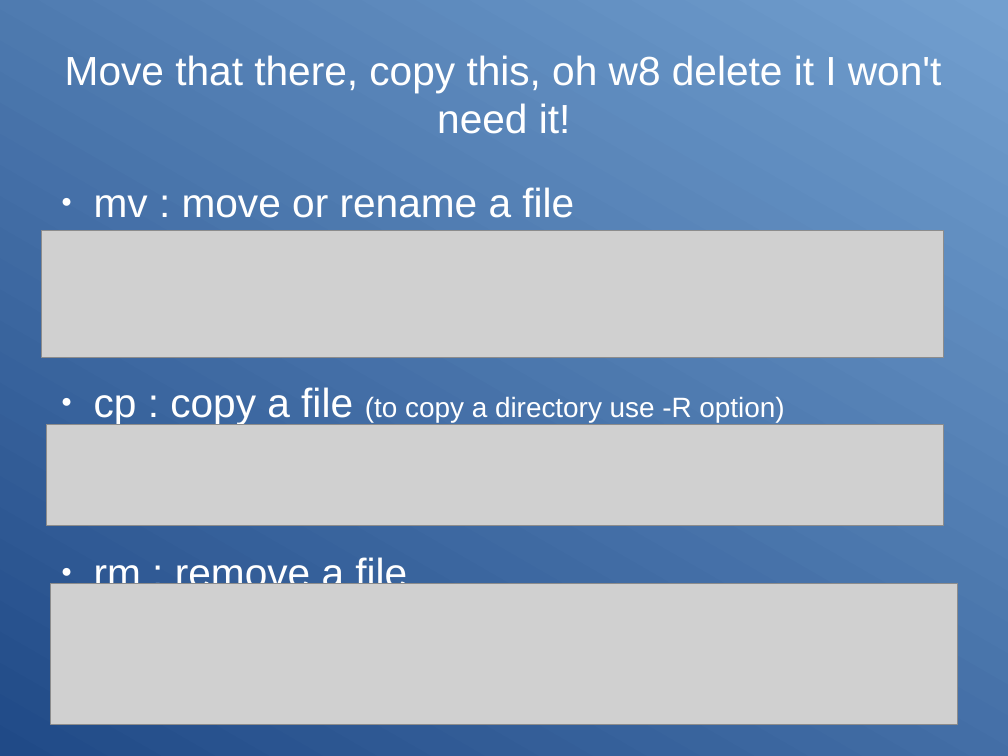
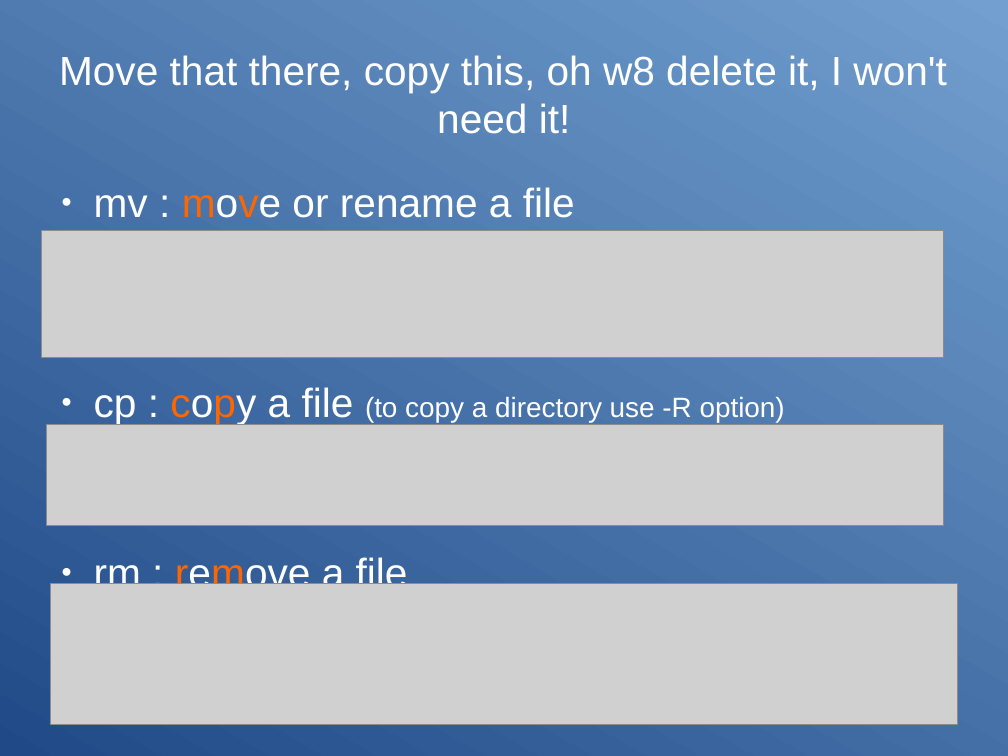
Before and after one commit to Clibre/An-introduction-to-bash, a slide deck: slide 11 of presentation.odp. Drawn at 1008x756 pixels with LibreOffice and Linux fonts; fonts in the diff are those of the drawing; grey boxes stand for pictures. Boxes give left, top, right and bottom in pixels: in the first picture for what was removed or moved away, otherwise in the second. Text is boxed around its words. In the diff, an @@ line names an element or a change of style, - is before the commit and + after.

```diff
--- a/presentation.odp
+++ b/presentation.odp
@@ title at (59,55,947,134): text changed @@
-Move that there, copy this, oh w8 delete it I won't need it!
+Move that there, copy this, oh w8 delete it, I won't need it!
@@ text "mv : move or rename ..." at (94,187,785,595): text colour #FFFFFF to #FF6600 in "move", "copy", "remove" @@
```
Also in this commit, not shown: 5 other slides changed, 4 slides added, 5 other files.
